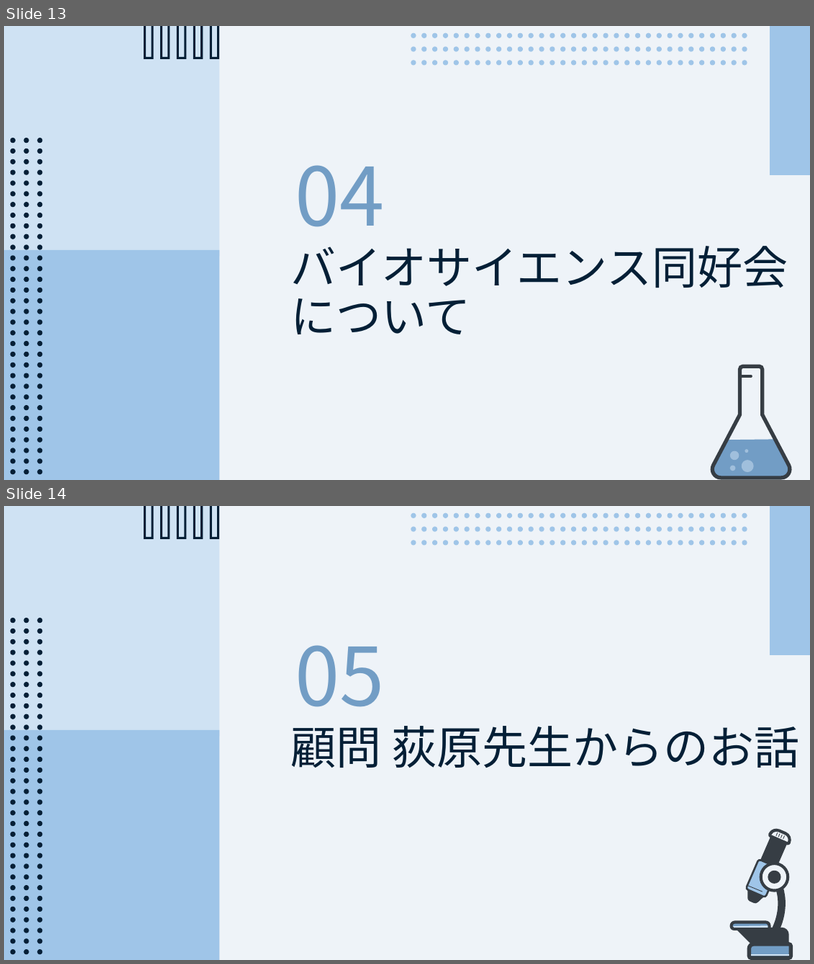
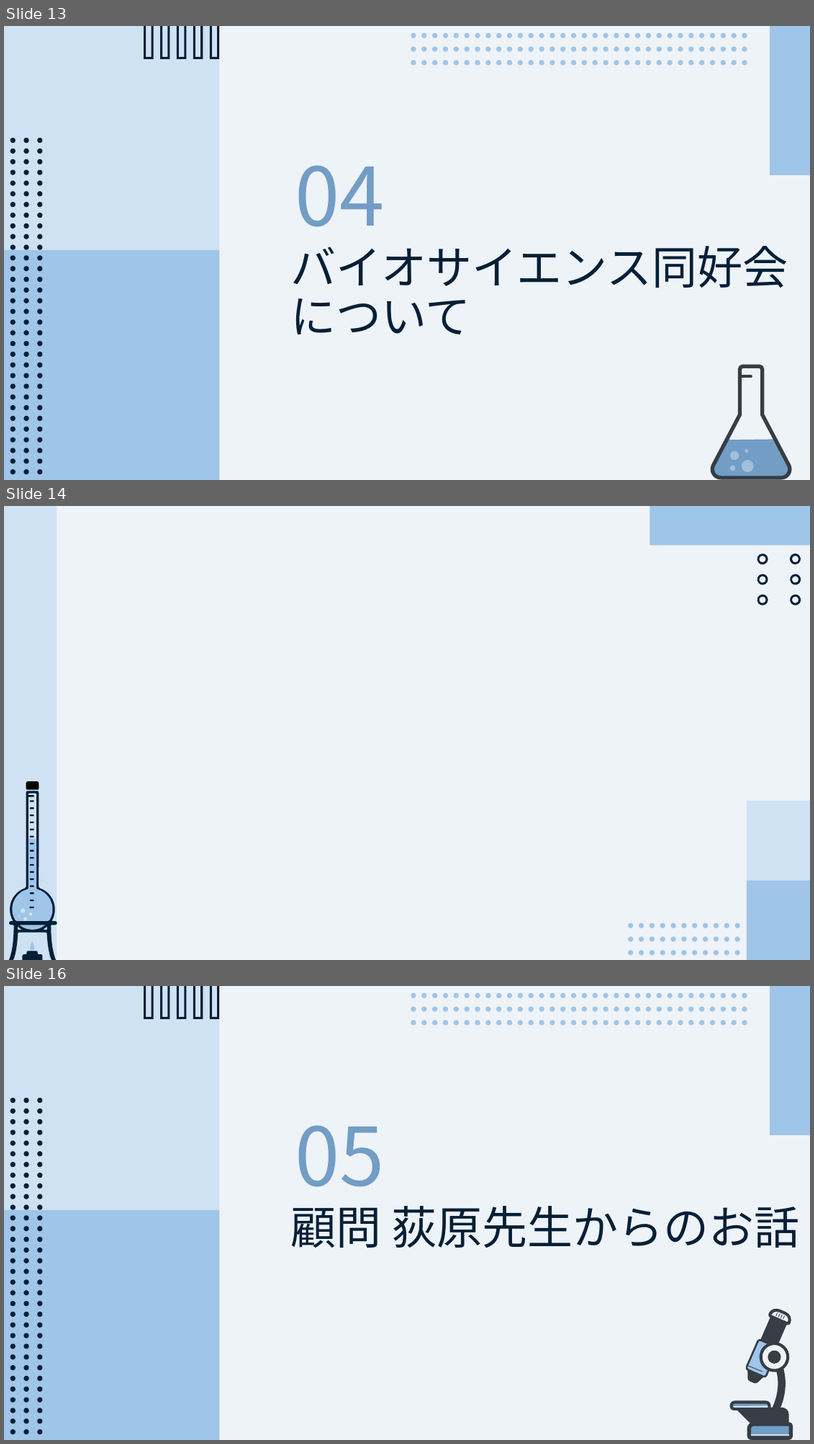
Before and after one commit to CL-ken/CL-ken.github.io, a slide deck: 2025/25_サークル説明.pptx. Shown one above the other, each under a label of ours: slides 13 and 14 before the commit, slides 13, 14 and 16 after it; the slides between them are not shown. The pictures are 814x964 and 814x1444 pixels, drawn with LibreOffice and Linux fonts; fonts in the diff are those of the drawing. Boxes give left, top, right and bottom in pixels: in the first picture for what was removed or moved away, otherwise in the second. Text is boxed around its words. In the diff, an @@ line names an element or a change of style, - is before the commit and + after.

```diff
--- a/2025/25_サークル説明.pptx
+++ b/2025/25_サークル説明.pptx
@@ slide 14 added at [4,506,810,960], background #EEF3F8 @@
@@ rectangle added at [4,506,57,960], fill #CFE2F3 @@
@@ rectangle added at [650,506,810,546], fill #9FC5E8 @@
@@ group added at [628,554,803,955]: 33 ellipses, 1 freeform shape @@
@@ rectangle added at [747,800,810,880], fill #CFE2F3 @@
@@ group added at [6,781,59,960]: 28 freeform shapes @@
@@ rectangle added at [747,880,810,960], fill #9FC5E8 @@
@@ what was slide 14 is now slide 16 @@
```
Also in this commit, not shown: 1 other slide added, 1 other file.
